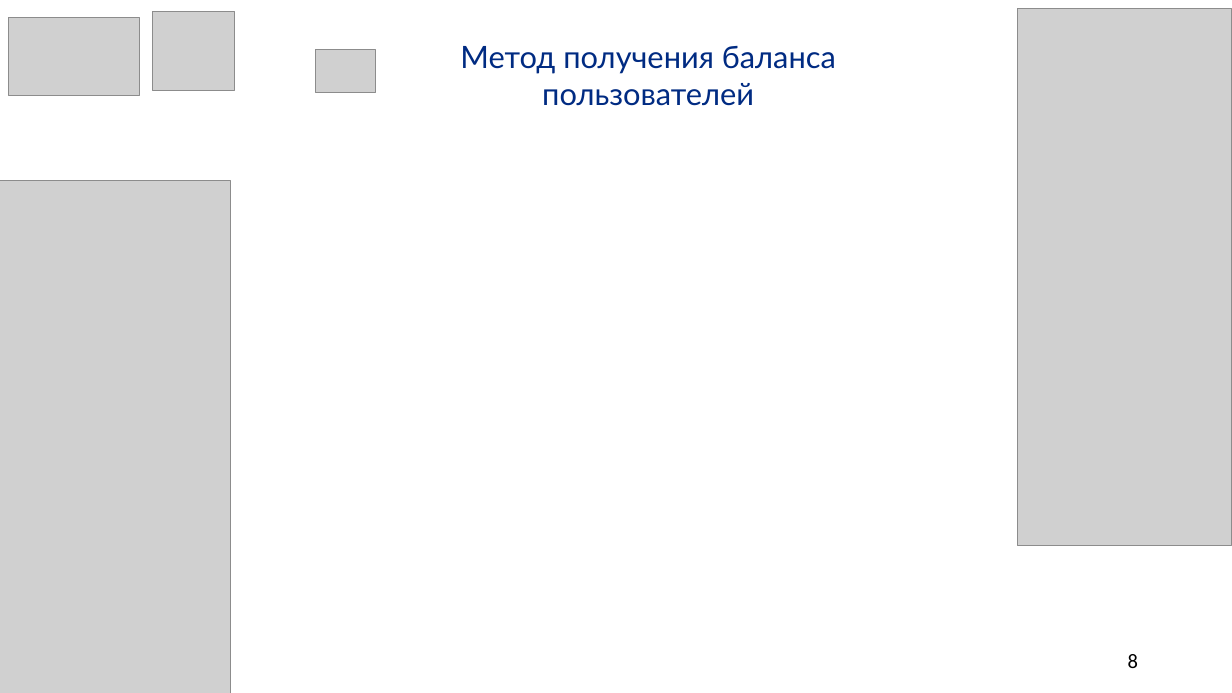
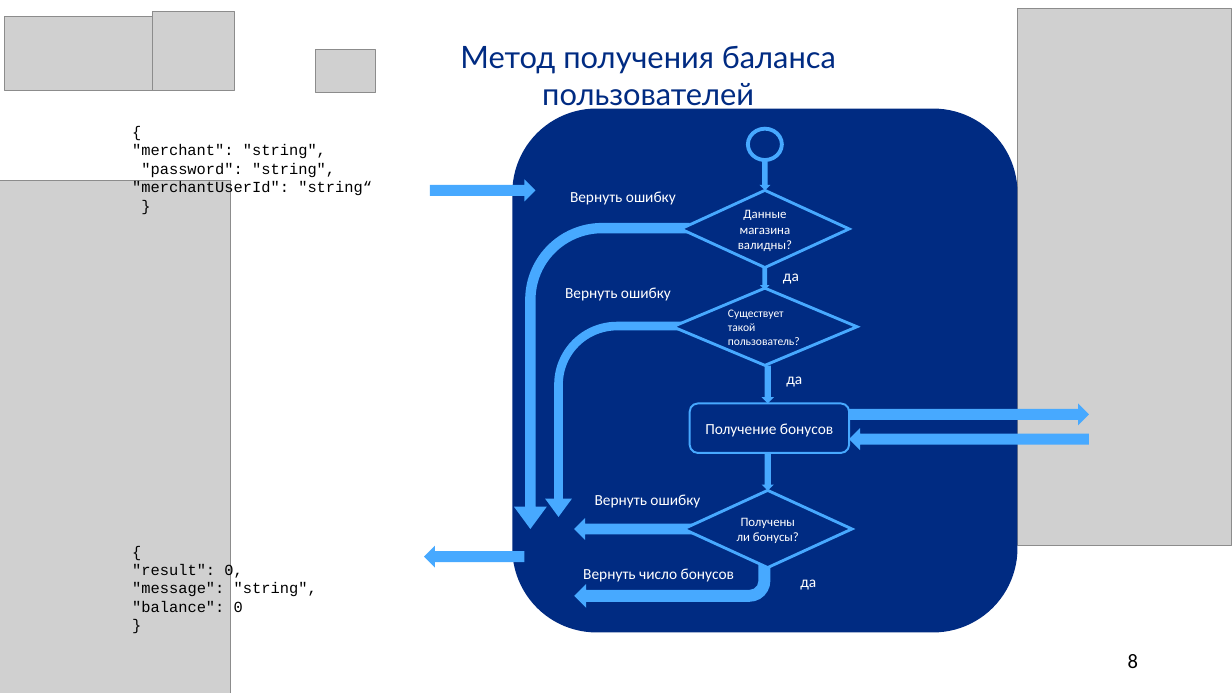
Before and after one commit to SalminaTatyana/DiplomNote, a slide deck: slide 8 of Иванова.pptx. Drawn at 1232x693 pixels with LibreOffice and Linux fonts; fonts in the diff are those of the drawing; grey boxes stand for pictures. Boxes give left, top, right and bottom in pixels: in the first picture for what was removed or moved away, otherwise in the second. Text is boxed around its words. In the diff, an @@ line names an element or a change of style, - is before the commit and + after.

```diff
--- a/Иванова.pptx
+++ b/Иванова.pptx
@@ picture: place and size @@
-picture at <box>9,18,140,95</box>
+picture at <box>5,16,152,90</box>
@@ rounded rectangle added at <box>512,108,1018,632</box>, fill #002B82 @@
@@ text added at <box>132,144,372,197</box>, 12 pt, text #000000 @@
+{
+"merchant": "string",
+"password": "string",
+"merchantUserId": "string“
+}
@@ ellipse added at <box>748,128,782,160</box>, fill #002B82, outline #47A9FF 3 pt @@
@@ right arrow added at <box>430,179,535,201</box>, fill #47A9FF @@
@@ right arrow added at <box>759,160,770,191</box>, fill #47A9FF @@
@@ text added at <box>570,191,676,205</box>, 12 pt, text #FFFFFF @@
+Вернуть ошибку
@@ diamond added at <box>681,190,849,268</box>, fill #002B82, outline #47A9FF 2.25 pt, 10 pt, text #FFFFFF @@
+Данные магазина валидны?
@@ bent arrow added at <box>514,223,690,529</box>, fill #47A9FF @@
@@ right arrow added at <box>761,264,770,290</box>, fill #47A9FF @@
@@ text added at <box>565,287,671,301</box>, 12 pt, text #FFFFFF @@
+Вернуть ошибку
@@ diamond added at <box>673,288,857,366</box>, fill #002B82, outline #47A9FF 2.25 pt, 9 pt, text #FFFFFF @@
+Существует такой пользователь?
@@ text added at <box>783,273,799,284</box>, 12 pt, text #FFFFFF @@
+да
@@ bent arrow added at <box>545,322,689,517</box>, fill #47A9FF @@
@@ right arrow added at <box>762,365,774,403</box>, fill #47A9FF @@
@@ text added at <box>786,376,802,387</box>, 12 pt, text #FFFFFF @@
+да
@@ rounded rectangle added at <box>689,404,849,454</box>, fill #002B82, outline #47A9FF 1.5 pt, 12 pt, text #FFFFFF @@
+Получение бонусов
@@ right arrow added at <box>849,404,1090,426</box>, fill #47A9FF @@
@@ right arrow added at <box>849,428,1090,450</box>, fill #47A9FF @@
@@ right arrow added at <box>762,453,774,491</box>, fill #47A9FF @@
@@ text added at <box>595,494,700,508</box>, 12 pt, text #FFFFFF @@
+Вернуть ошибку
@@ diamond added at <box>684,491,852,568</box>, fill #002B82, outline #47A9FF 2.25 pt, 10 pt, text #FFFFFF @@
+Получены ли бонусы?
@@ right arrow added at <box>574,518,701,541</box>, fill #47A9FF @@
@@ text added at <box>132,564,317,612</box>, 12 pt, text #000000 @@
+{
+"result": 0,
+"message": "string",
+"balance": 0
+}
@@ right arrow added at <box>424,546,525,568</box>, fill #47A9FF @@
@@ bent arrow added at <box>574,560,770,608</box>, fill #47A9FF @@
@@ text added at <box>583,568,734,582</box>, 12 pt, text #FFFFFF @@
+Вернуть число бонусов
@@ text added at <box>800,579,816,590</box>, 12 pt, text #FFFFFF @@
+да
```
Also in this commit, not shown: 13 other slides changed, 3 slides added, 1 slide removed.
